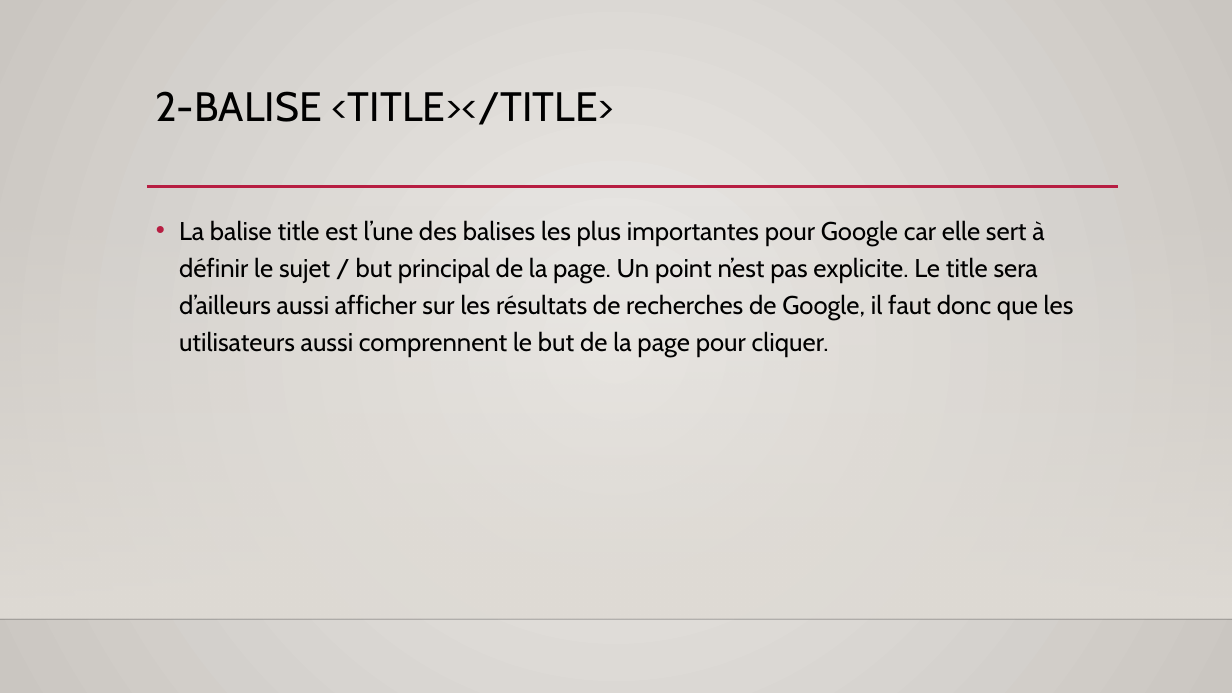
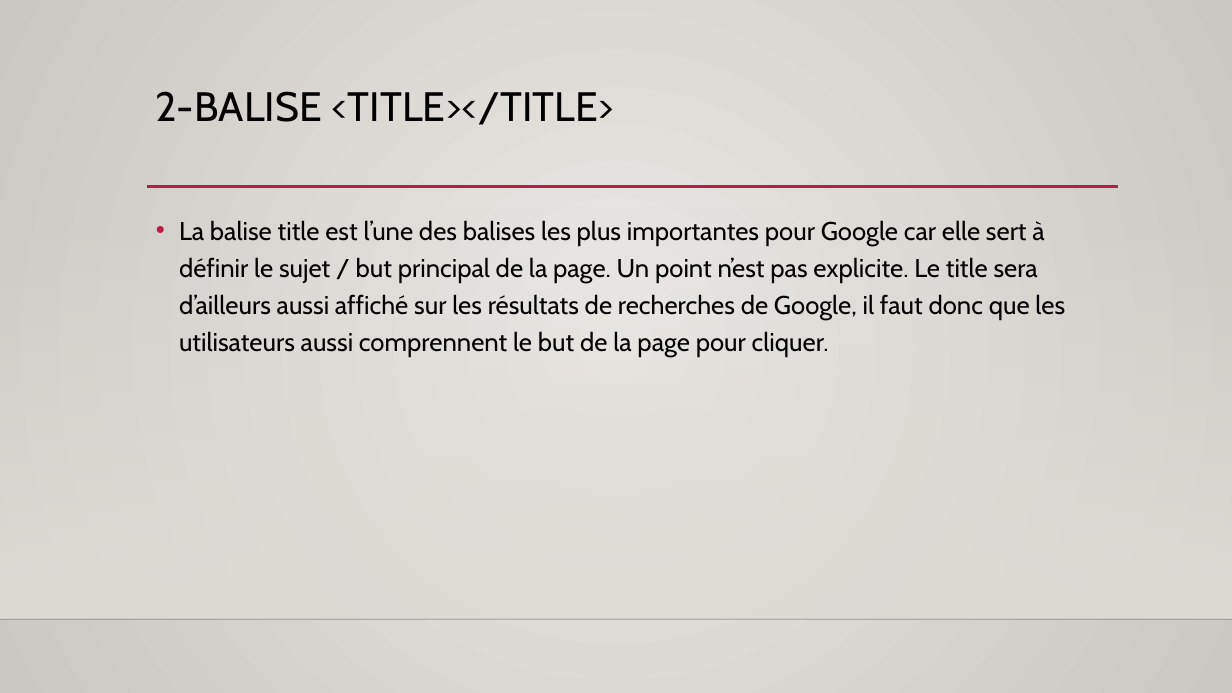
Before and after one commit to o-said/projet-4-la_chouette_agence, a slide deck: slide 8 of audit/Présentation du projet 4.pptx. Drawn at 1232x693 pixels with LibreOffice and Linux fonts; fonts in the diff are those of the drawing; background and template pictures are left out. Boxes give left, top, right and bottom in pixels: in the first picture for what was removed or moved away, otherwise in the second. Text is boxed around its words. In the diff, an @@ line names an element or a change of style, - is before the commit and + after.

```diff
--- a/audit/Présentation du projet 4.pptx
+++ b/audit/Présentation du projet 4.pptx
@@ text at (x1=179, y1=220, x2=1065, y2=356): text changed @@
-• La balise title est l’une des balises les plus importantes pour Google car elle sert à définir le sujet / but principal de la page. Un point n’est pas explicite. Le title sera d’ailleurs aussi afficher sur les résultats de recherches de Google, il faut donc que les utilisateurs aussi comprennent le but de la page pour cliquer.
+• La balise title est l’une des balises les plus importantes pour Google car elle sert à définir le sujet / but principal de la page. Un point n’est pas explicite. Le title sera d’ailleurs aussi affiché sur les résultats de recherches de Google, il faut donc que les utilisateurs aussi comprennent le but de la page pour cliquer.
```
Also in this commit, not shown: 5 other slides changed.
